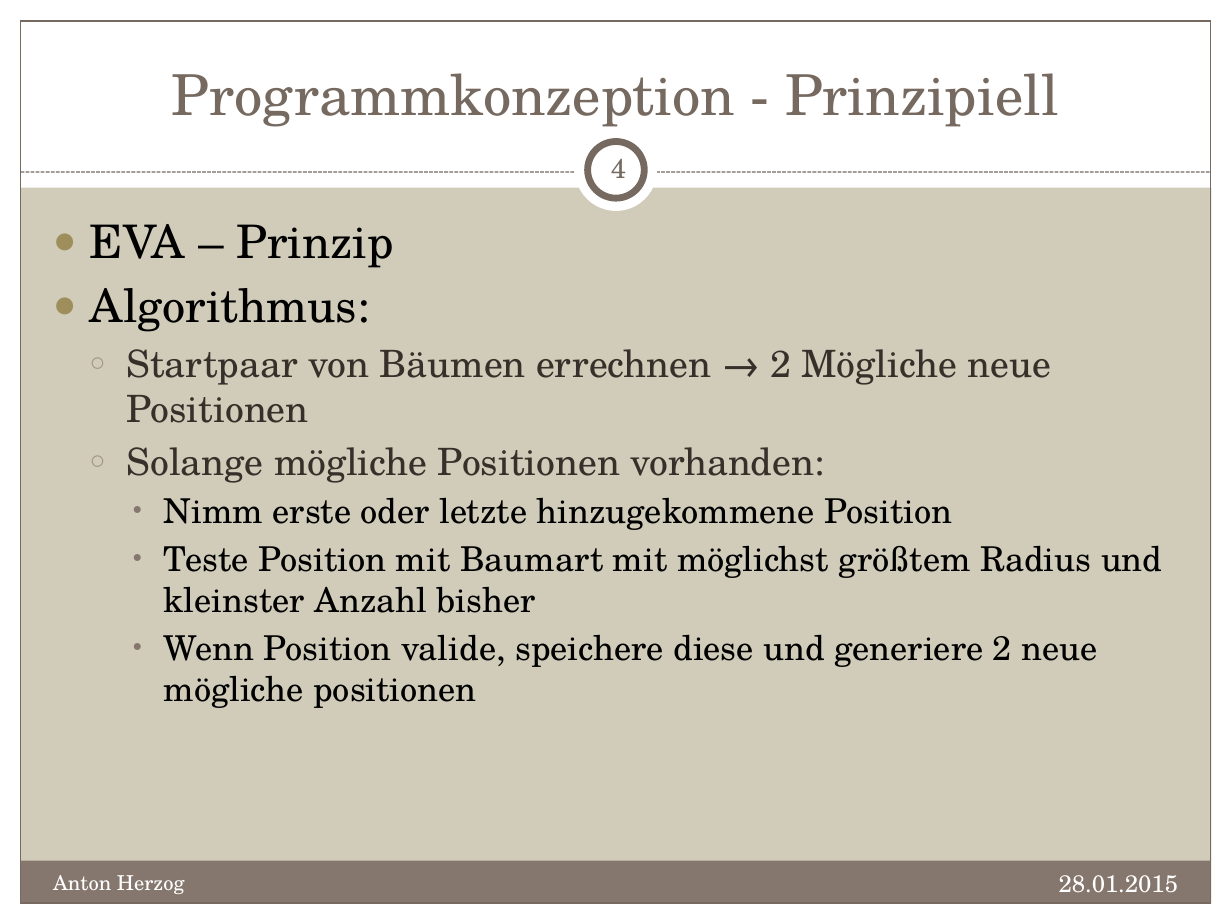
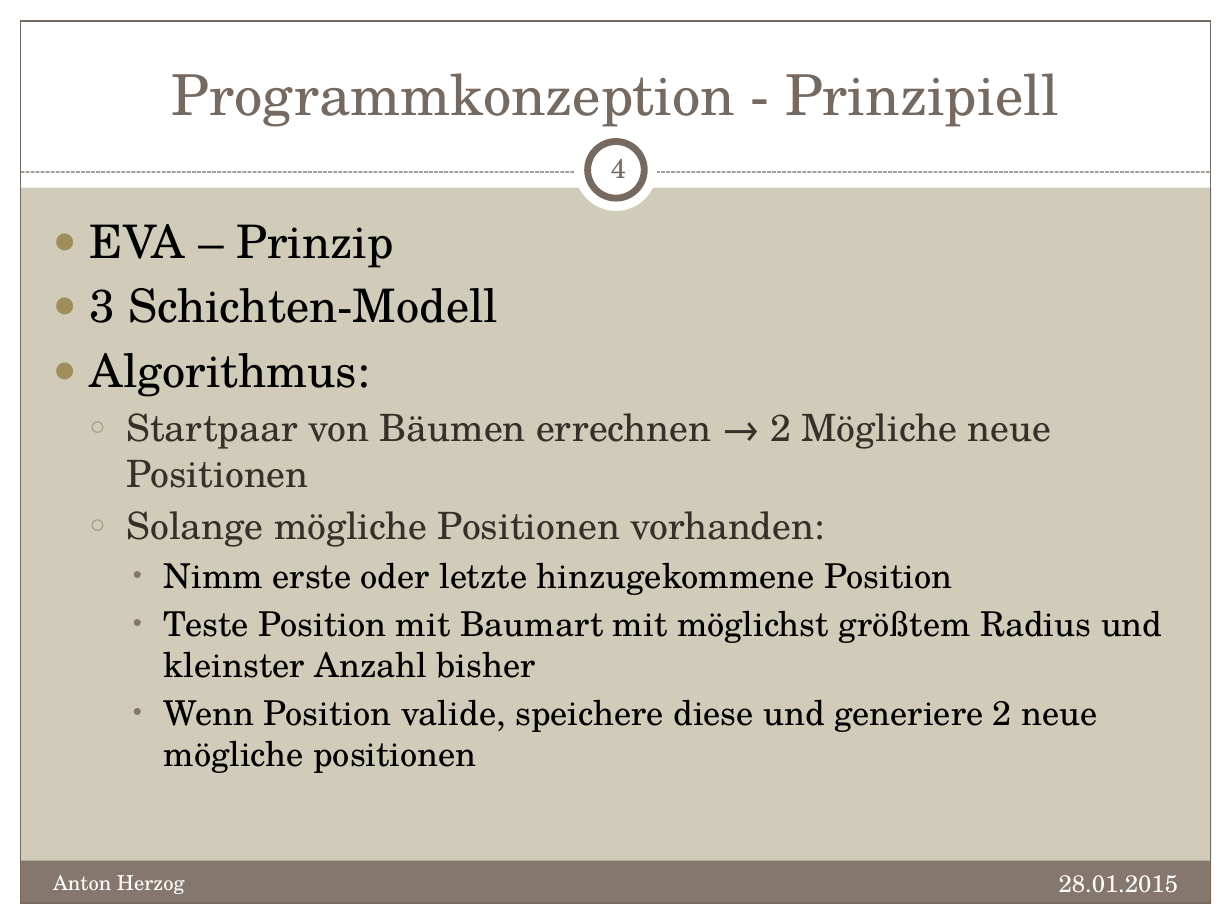
Before and after one commit to sqeezy/RettetDieBaeume, a slide deck: slide 4 of doc/AufforstungMischwald.pptx. Drawn at 1232x924 pixels with LibreOffice and Linux fonts; fonts in the diff are those of the drawing. Boxes give left, top, right and bottom in pixels: in the first picture for what was removed or moved away, otherwise in the second. Text is boxed around its words. In the diff, an @@ line names an element or a change of style, - is before the commit and + after.

```diff
--- a/doc/AufforstungMischwald.pptx
+++ b/doc/AufforstungMischwald.pptx
@@ text at box(90, 288, 498, 323): paragraph added @@
+● 3 Schichten-Modell
```
Also in this commit, not shown: 3 other slides changed.
